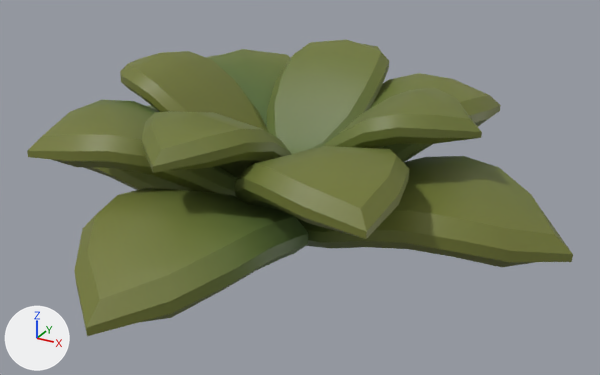
What one commit did to the FBX model Project 2/Assets/Models 1/shrub.fbx.
Before and after are seen from a 50 mm camera at (401.0, -42.0, 608.0) aimed at (-199.0, 1050.0, 61.0). The lights are fixed; the arrows at lower left show +X, +Y and +Z. Where no turn or scale is listed for an object, it has been applied to the vertices. Vertices at the same position are counted once.

Names of what the first picture shows: 'leaves_bottom', 'leaves_mid', 'leaves_top'.
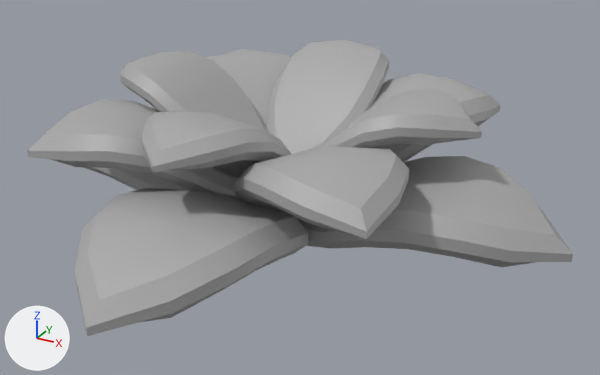
The newer file is also rescaled (x0.0000364), turned or shifted as a whole; pictures and numbers use the older file's frame.

What differs and where, as boxes [x1, y1, x2, y2] in the pictures (600 x 375 px):
'leaves_bottom', recoloured (green to grey)
    both: [74, 105, 573, 336]
'leaves_top', recoloured, surface changed (green to grey)
    both: [120, 40, 482, 178]
'leaves_mid', recoloured, surface changed (yellow to grey)
    both: [27, 49, 501, 239]

Diff of the bpy script that builds the scene:
```diff
--- a/Project 2/Assets/Models 1/shrub.fbx.py
+++ b/Project 2/Assets/Models 1/shrub.fbx.py
@@ mat_standardsurface4 @@
+mat_standardsurface4 = principled_material('standardSurface4')
+mat_standardsurface4.base_color = (0.4, 0.4, 0.4)  # grey #aaaaaa
@@ me_mesh_004 @@
 me_mesh_004.from_pydata(...)  # 266 vertices, 280 faces; spans x -522.0..46.0, y -284.0..284.0, z 26.0..217.0
 # used by ob_leaves_mid; location = (0.0, 1058.0, 0.0)
-me_mesh_004.materials.append(mat_environment)  # picture img_blender_texturwa_png
+# me_mesh_004 part 1: texture (UV) coordinates of 280 of 280 faces, centred in x -519.0..43.0, y -281.0..281.0, z 32.0..204.0, changed; they spanned u 0.51..0.99, v 0.04..0.98 and now span u 0.26..0.67, v 0.0..0.98
+me_mesh_004.materials.append(mat_standardsurface4)  # grey #aaaaaa
@@ me_mesh_005 @@
 me_mesh_005.from_pydata(...)  # 266 vertices, 280 faces; spans x -566.0..91.0, y -328.0..328.0, z 67.0..250.0
 # used by ob_leaves_top; location = (0.0, 1058.0, 0.0)
-me_mesh_005.materials.append(mat_environment)  # picture img_blender_texturwa_png
+# me_mesh_005 part 2: texture (UV) coordinates of 280 of 280 faces, centred in x -542.0..67.0, y -305.0..305.0, z 72.0..239.0, changed; they spanned u 0.59..0.92, v 0.37..0.96 and now span u 0.26..0.67, v 0.0..0.98
+me_mesh_005.materials.append(mat_standardsurface4)  # grey #aaaaaa
@@ me_mesh_006 @@
 me_mesh_006.from_pydata(...)  # 266 vertices, 280 faces; spans x -713.0..238.0, y -475.0..475.0, z -13.0..136.0
-me_mesh_006.materials.append(mat_environment)  # picture img_blender_texturwa_png
+me_mesh_006.materials.append(mat_standardsurface4)  # grey #aaaaaa
```
